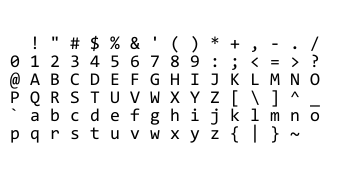
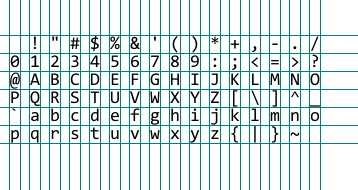
Comparing the layer stacks of the two 358px x 190px images. Changes:
painted on "Background" over [0, 0, 358, 190]
